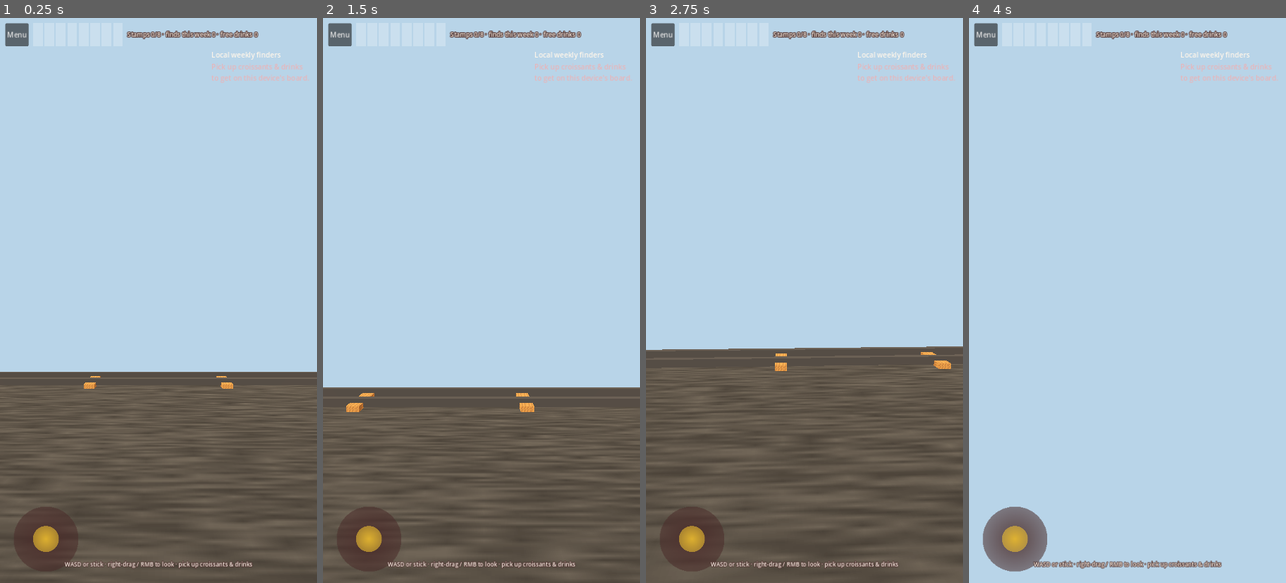
Above: before the commit, frames 1-4 (left to right).
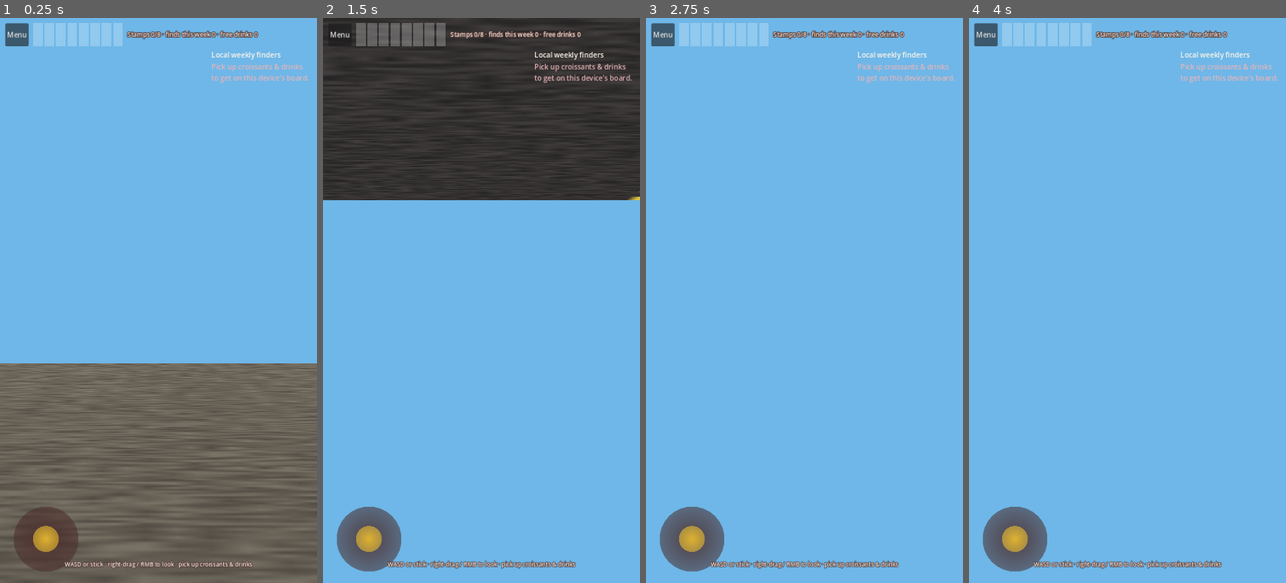
Above: after the commit, the same moments.

Repository: glennw56/sunshine-android
Game: Godot game, scene res://scenes/explore/explore_3d.tscn
Same seed, same stepped clock (60 frames per second), same inputs: the game is played once before the commit and once after it. This scene is started directly instead of the project's main scene.
Inputs (mouse positions are in pixels of both pictures, inside the frame that each line leads up to):
- Up to frame 1 (0.25 s): no input
- Up to frame 2 (1.5 s): tap Enter at 0.5 s; drag from (367, 537) to (513, 176) at 0.52 s; drag from (418, 328) to (465, 413) at 1.27 s
- Up to frame 3 (2.75 s): tap Space at 2 s; move the mouse to (836, 176) at 2.02 s; hold D (move_right) from 2.03 s (still down)
- Up to frame 4 (4 s): release D (move_right) at 2.75 s; drag from (1111, 413) to (1032, 215) at 2.77 s; tap Enter at 3.5 s; move the mouse to (1222, 385) at 3.52 s; hold A (move_left) from 3.53 s (still down)

The runs differ from the first frame. In frame 1, 67% of the frame differs, in the area x 0-100%, y 0-100%; in frame 2, 99%; in frame 3, 99%; in frame 4, 98%.

Commit message:
Rebuild Explore 3D exterior from the 2231 storefront photo
Add the storefront plate to assets/branding and match the low-poly shop
to it: white clapboard, pink trim, two windows, official circular girl
logo, orange SUNSHINE'S BAKERY sign, picnic tables, stacked 2231.
Keep the walk-up mascot on the official girl mark, not a sun-face.

Co-authored-by: glennw56 <glennw56@users.noreply.github.com>

Diff:
--- a/scenes/explore/explore_3d.tscn
+++ b/scenes/explore/explore_3d.tscn
@@ -13,7 +13,7 @@
 script = ExtResource("2_world")
 
 [node name="Player" type="CharacterBody3D" parent="."]
-transform = Transform3D(1, 0, 0, 0, 1, 0, 0, 0, 1, 0, 0.95, -7)
+transform = Transform3D(1, 0, 0, 0, 1, 0, 0, 0, 1, 0.4, 0.95, -8.2)
 collision_layer = 2
 collision_mask = 1
 script = ExtResource("3_player")
--- a/scripts/explore/bakery_world.gd
+++ b/scripts/explore/bakery_world.gd
@@ -1,13 +1,19 @@
 extends Node3D
 class_name BakeryWorld
-## Low-poly stand-in for Sunshine's Bakery at 2231 1st Ave S, Irondale AL:
-## small 1-story shop on 1st Ave, outdoor tables out front, porch out back,
-## railroad across the street. Swap real photos later via STOREFRONT_PHOTO.
-
-const STOREFRONT_PHOTO := ""  # later: drop a ≤1-year storefront shot in assets/reference/
+## Low-poly Sunshine's Bakery exterior from assets/branding/sunshine-bakery-exterior-2231.jpg:
+## white clapboard, pink trim, two windows, circular girl logo, orange text sign,
+## picnic tables on grass, vertical 2231. Circular mark is sunshine-logo-girl.jpg.
+
+const STOREFRONT_PHOTO := "res://assets/branding/sunshine-bakery-exterior-2231.jpg"
+const LOGO_GIRL := "res://assets/branding/sunshine-logo-girl.jpg"
 const INTERIOR_PHOTO := ""
 
+const PINK := Color("f4b6c2")
+const ORANGE := Color("e07a45")
+const SIDING_WHITE := Color("f4f2ee")
+
 var _player: PlayerExplorer
+var _front_z: float = -1.35
 
 
 func setup(player: PlayerExplorer) -> void:
@@ -16,14 +22,14 @@
 	_build_lot()
 	_build_shop()
 	_build_interior()
-	_build_logo_and_mascot()
+	_build_facade_branding()
 	_spawn_collectibles()
 
 
-func _tex_mat(path: String, color: Color = Color.WHITE) -> StandardMaterial3D:
+func _tex_mat(path: String, color: Color = Color.WHITE, uv: Vector3 = Vector3(4, 4, 4)) -> StandardMaterial3D:
 	var m := StandardMaterial3D.new()
 	m.albedo_color = color
-	m.uv1_scale = Vector3(4, 4, 4)
+	m.uv1_scale = uv
 	if path != "" and ResourceLoader.exists(path):
 		m.albedo_texture = load(path)
 	m.roughness = 0.85
@@ -55,115 +61,170 @@
 	var env := WorldEnvironment.new()
 	var we := Environment.new()
 	we.background_mode = Environment.BG_COLOR
-	we.background_color = Color("b8d4e8")
+	we.background_color = Color("6eb7e8")
 	we.ambient_light_source = Environment.AMBIENT_SOURCE_COLOR
-	we.ambient_light_color = Color("fff1dc")
-	we.ambient_light_energy = 0.55
+	we.ambient_light_color = Color("fff4e4")
+	we.ambient_light_energy = 0.62
 	we.tonemap_mode = Environment.TONE_MAPPER_FILMIC
 	env.environment = we
 	add_child(env)
 	var sun := DirectionalLight3D.new()
-	sun.rotation_degrees = Vector3(-48, -35, 0)
-	sun.light_color = Color("ffe6b8")
-	sun.light_energy = 1.15
+	sun.rotation_degrees = Vector3(-52, 40, 0)
+	sun.light_color = Color("fff1c8")
+	sun.light_energy = 1.25
 	sun.shadow_enabled = false
 	add_child(sun)
 
 
 func _build_lot() -> void:
+	var grass := _tex_mat("res://assets/generated/grass.png", Color("7dae5e"), Vector3(8, 8, 8))
+	var walk := _tex_mat("res://assets/generated/sidewalk.png", Color("d8d2c6"), Vector3(2, 8, 2))
 	var asphalt := _tex_mat("res://assets/generated/asphalt.png")
-	var sidewalk := _tex_mat("res://assets/generated/sidewalk.png", Color("ddd8d0"))
-	var grass := _tex_mat("res://assets/generated/grass.png")
+	# Lawn in front of the shop (photo: picnic tables on grass)
+	_static_box(Vector3(36, 0.08, 22), Vector3(0, -0.04, 2), grass)
+	# Street further forward
+	_static_box(Vector3(36, 0.1, 8), Vector3(0, -0.05, -14), asphalt)
+	# Concrete sidewalk from the photo (left-front toward the building)
+	_static_box(Vector3(2.2, 0.1, 16), Vector3(-5.6, 0.02, -6.5), walk)
+	_static_box(Vector3(10, 0.1, 1.8), Vector3(-1.0, 0.02, -3.4), walk)
+	# Neighbor: grey house + dusty rose metal roof (left)
+	var grey := _mat_color(Color("b7b6b2"))
+	var rose_roof := _mat_color(Color("c97b84"))
+	_static_box(Vector3(7.5, 3.6, 8), Vector3(-13.2, 1.8, 1.5), grey)
+	_static_box(Vector3(8.2, 0.18, 8.6), Vector3(-13.2, 3.7, 1.5), rose_roof, 0.12)
+	# Neighbor right: darker house mass
+	_static_box(Vector3(6.5, 3.8, 7), Vector3(13.0, 1.9, 2.0), _mat_color(Color("d5cfc4")))
+	# Picnic tables
+	_picnic_table(Vector3(2.7, 0, -4.15), -0.18)
+	_picnic_table(Vector3(-7.4, 0, -7.2), 0.05)
+	_picnic_table(Vector3(-6.6, 0, -9.1), 0.0)
+	# Beige trash can
+	_static_box(Vector3(0.42, 0.9, 0.42), Vector3(0.15, 0.48, -2.35), _mat_color(Color("cbb79a")))
+	_static_box(Vector3(0.46, 0.08, 0.46), Vector3(0.15, 0.94, -2.35), _mat_color(Color("3a3a3a")))
+	# Corner shrubs / flowers
+	_shrub(Vector3(5.3, 0.35, -1.6), Color("6a9a4a"))
+	_shrub(Vector3(5.8, 0.28, -0.6), Color("d98ab0"))
+	_shrub(Vector3(-5.1, 0.3, -1.5), Color("5e8c3e"))
+
+
+func _shrub(pos: Vector3, color: Color) -> void:
+	var mi := MeshInstance3D.new()
+	var mesh := SphereMesh.new()
+	mesh.radius = 0.38
+	mesh.height = 0.7
+	mi.mesh = mesh
+	mi.material_override = _mat_color(color)
+	mi.position = pos
+	add_child(mi)
+
+
+func _picnic_table(pos: Vector3, rot_y: float) -> void:
+	var wood := _tex_mat("res://assets/generated/wood.png", Color("ddd4c4"), Vector3(2, 1, 1))
+	var metal := _mat_color(Color("2e3340"))
+	var root := Node3D.new()
+	root.position = pos
+	root.rotation.y = rot_y
+	add_child(root)
+	var top := _local_box(root, Vector3(1.85, 0.07, 0.82), Vector3(0, 0.76, 0), wood)
+	top.visible = true
+	_local_box(root, Vector3(1.85, 0.06, 0.28), Vector3(0, 0.46, 0.62), wood)
+	_local_box(root, Vector3(1.85, 0.06, 0.28), Vector3(0, 0.46, -0.62), wood)
+	for x in [-0.7, 0.7]:
+		_local_box(root, Vector3(0.07, 0.76, 0.07), Vector3(x, 0.38, 0.28), metal)
+		_local_box(root, Vector3(0.07, 0.76, 0.07), Vector3(x, 0.38, -0.28), metal)
+		_local_box(root, Vector3(0.07, 0.46, 0.07), Vector3(x, 0.23, 0.62), metal)
+		_local_box(root, Vector3(0.07, 0.46, 0.07), Vector3(x, 0.23, -0.62), metal)
+
+
+func _local_box(parent: Node3D, size: Vector3, pos: Vector3, mat: Material) -> MeshInstance3D:
+	var body := StaticBody3D.new()
+	body.position = pos
+	body.collision_layer = 1
+	var mi := MeshInstance3D.new()
+	var box := BoxMesh.new()
+	box.size = size
+	mi.mesh = box
+	mi.material_override = mat
+	body.add_child(mi)
+	var col := CollisionShape3D.new()
+	var shape := BoxShape3D.new()
+	shape.size = size
+	col.shape = shape
+	body.add_child(col)
+	parent.add_child(body)
+	return mi
+
+
+func _build_shop() -> void:
+	var siding := _tex_mat("res://assets/generated/siding.png", SIDING_WHITE, Vector3(3, 10, 3))
+	var pink := _tex_mat("res://assets/generated/pink_trim.png", PINK, Vector3(1, 1, 1))
 	var wood := _tex_mat("res://assets/generated/wood.png")
-	# 1st Ave S in front of the shop (negative Z)
-	_static_box(Vector3(40, 0.1, 10), Vector3(0, -0.05, -10), asphalt)
-	_static_box(Vector3(40, 0.12, 3.2), Vector3(0, 0.0, -4.2), sidewalk)
-	_static_box(Vector3(40, 0.1, 18), Vector3(0, -0.06, 8), grass)
-	# Neighbor buildings
-	_static_box(Vector3(8, 5, 8), Vector3(-12, 2.5, 3), _tex_mat("res://assets/generated/brick.png"))
-	_static_box(Vector3(7, 4.2, 7), Vector3(12.5, 2.1, 2.5), _tex_mat("res://assets/generated/plaster.png", Color("efe4d4")))
-	# Railroad across 1st Ave (Irondale tracks)
-	var rail := StandardMaterial3D.new()
-	rail.albedo_color = Color("3a3a40")
-	_static_box(Vector3(40, 0.12, 0.12), Vector3(0, 0.08, -14.2), rail)
-	_static_box(Vector3(40, 0.12, 0.12), Vector3(0, 0.08, -14.8), rail)
-	for i in 16:
-		_static_box(Vector3(0.18, 0.08, 1.1), Vector3(-18 + i * 2.4, 0.04, -14.5), wood)
-	# Outdoor bistro tables (reviews: seating out front)
-	for x in [-2.4, 0.0, 2.4]:
-		_static_box(Vector3(0.9, 0.08, 0.9), Vector3(x, 0.72, -2.4), wood)
-		_static_box(Vector3(0.12, 0.72, 0.12), Vector3(x, 0.36, -2.4), wood)
-
-
-func _build_shop() -> void:
-	var plaster := _tex_mat("res://assets/generated/plaster.png", Color("f3e6d4"))
-	var brick := _tex_mat("res://assets/generated/brick.png")
-	var awning := _tex_mat("res://assets/generated/awning.png")
-	awning.uv1_scale = Vector3(2, 1, 1)
+	# Tall white clapboard box (photo: high false-front storefront)
+	var w := 10.0
+	var h := 6.5
+	var d := 7.4
+	_static_box(Vector3(w, h, d), Vector3(0, h * 0.5, d * 0.5 + _front_z), siding)
+	# Pink picture-frame trim around the facade
+	var fz := _front_z - 0.04
+	_static_box(Vector3(w + 0.18, 0.16, 0.18), Vector3(0, h - 0.02, fz), pink) # top cap
+	_static_box(Vector3(w + 0.18, 0.16, 0.18), Vector3(0, 0.12, fz), pink) # bottom kick
+	_static_box(Vector3(0.16, h, 0.18), Vector3(-w * 0.5, h * 0.5, fz), pink)
+	_static_box(Vector3(0.16, h, 0.18), Vector3(w * 0.5, h * 0.5, fz), pink)
+	# Pink roof/parapet edge along the side
+	_static_box(Vector3(0.16, 0.16, d + 0.1), Vector3(w * 0.5, h - 0.02, d * 0.5 + _front_z), pink)
+	_static_box(Vector3(0.16, 0.16, d + 0.1), Vector3(-w * 0.5, h - 0.02, d * 0.5 + _front_z), pink)
+	# Two large windows, pink frames
+	_window(Vector3(-2.35, 2.15, fz - 0.02), Vector3(2.2, 2.05, 0.1), pink)
+	_window(Vector3(2.35, 2.15, fz - 0.02), Vector3(2.2, 2.05, 0.1), pink)
+	# Side door on the right wall (not on the photo face)
+	_static_box(Vector3(0.12, 2.2, 1.0), Vector3(w * 0.5 + 0.04, 1.15, 1.8), _mat_color(Color("4a2c2a")))
+	# Covered porch out back (reviews; not in this photo)
+	_static_box(Vector3(5.5, 0.12, 3.2), Vector3(0, 0.18, d + _front_z + 0.6), wood)
+	_static_box(Vector3(5.7, 0.1, 3.3), Vector3(0, 2.5, d + _front_z + 0.6), wood)
+	for x in [-2.5, 2.5]:
+		_static_box(Vector3(0.12, 2.3, 0.12), Vector3(x, 1.2, d + _front_z - 0.4), wood)
+		_static_box(Vector3(0.12, 2.3, 0.12), Vector3(x, 1.2, d + _front_z + 1.8), wood)
+	var lamp := OmniLight3D.new()
+	lamp.position = Vector3(0, 3.2, _front_z + 0.8)
+	lamp.light_color = Color("ffe0b0")
+	lamp.light_energy = 1.1
+	lamp.omni_range = 9
+	add_child(lamp)
+
+
+func _window(pos: Vector3, size: Vector3, pink: Material) -> void:
+	var glass := StandardMaterial3D.new()
+	glass.albedo_color = Color(0.42, 0.58, 0.68, 0.42)
+	glass.transparency = BaseMaterial3D.TRANSPARENCY_ALPHA
+	glass.roughness = 0.08
+	glass.metallic = 0.15
+	_static_box(size, pos, glass)
+	var t := 0.08
+	_static_box(Vector3(size.x + t, t, 0.12), pos + Vector3(0, size.y * 0.5, -0.02), pink)
+	_static_box(Vector3(size.x + t, t, 0.12), pos + Vector3(0, -size.y * 0.5, -0.02), pink)
+	_static_box(Vector3(t, size.y, 0.12), pos + Vector3(-size.x * 0.5, 0, -0.02), pink)
+	_static_box(Vector3(t, size.y, 0.12), pos + Vector3(size.x * 0.5, 0, -0.02), pink)
+	# Light muntin
+	_static_box(Vector3(0.04, size.y, 0.04), pos + Vector3(0, 0, -0.03), pink)
+	_static_box(Vector3(size.x, 0.04, 0.04), pos + Vector3(0, 0, -0.03), pink)
+
+
+func _build_interior() -> void:
+	var tile := _tex_mat("res://assets/generated/tile.png", Color.WHITE, Vector3(6, 6, 6))
 	var wood := _tex_mat("res://assets/generated/wood.png")
-	# Main volume ~12m x 8m x 4.2m — small Irondale storefront
-	_static_box(Vector3(12.2, 4.2, 8.0), Vector3(0, 2.1, 2.2), plaster)
-	_static_box(Vector3(12.4, 0.35, 8.2), Vector3(0, 4.3, 2.2), brick)
-	# Door opening: a darker inset
-	_static_box(Vector3(1.4, 2.4, 0.2), Vector3(0, 1.2, -1.85), _mat_color(Color("4a2c2a")))
-	# Display windows
-	var glass := StandardMaterial3D.new()
-	glass.albedo_color = Color(0.55, 0.75, 0.85, 0.35)
-	glass.transparency = BaseMaterial3D.TRANSPARENCY_ALPHA
-	glass.roughness = 0.1
-	_static_box(Vector3(3.2, 2.0, 0.12), Vector3(-3.2, 1.8, -1.82), glass)
-	_static_box(Vector3(3.2, 2.0, 0.12), Vector3(3.2, 1.8, -1.82), glass)
-	# Rose/cream awning
-	_static_box(Vector3(8.5, 0.12, 1.8), Vector3(0, 3.15, -2.4), awning)
-	# Back porch (reviews: covered porch seating out back)
-	_static_box(Vector3(6.0, 0.15, 3.5), Vector3(0, 0.2, 7.4), wood)
-	_static_box(Vector3(6.2, 0.12, 3.6), Vector3(0, 2.6, 7.4), wood)
-	_static_box(Vector3(0.15, 2.4, 0.15), Vector3(-2.8, 1.3, 6.0), wood)
-	_static_box(Vector3(0.15, 2.4, 0.15), Vector3(2.8, 1.3, 6.0), wood)
-	_static_box(Vector3(0.15, 2.4, 0.15), Vector3(-2.8, 1.3, 8.8), wood)
-	_static_box(Vector3(0.15, 2.4, 0.15), Vector3(2.8, 1.3, 8.8), wood)
-	var lamp := OmniLight3D.new()
-	lamp.position = Vector3(0, 2.4, -1.5)
-	lamp.light_color = Color("ffd7a8")
-	lamp.light_energy = 1.4
-	lamp.omni_range = 8
-	add_child(lamp)
-	var addr := Label3D.new()
-	addr.text = "2231 1ST AVE S  ·  IRONDALE"
-	addr.font_size = 28
-	addr.position = Vector3(0, 3.55, -1.9)
-	addr.modulate = Color("4a2c2a")
-	add_child(addr)
-	if STOREFRONT_PHOTO != "" and ResourceLoader.exists(STOREFRONT_PHOTO):
-		var photo := _tex_mat(STOREFRONT_PHOTO)
-		photo.uv1_scale = Vector3.ONE
-		_static_box(Vector3(4.0, 2.4, 0.04), Vector3(0, 1.8, -1.88), photo)
-
-
-func _build_interior() -> void:
-	var tile := _tex_mat("res://assets/generated/tile.png")
-	tile.uv1_scale = Vector3(6, 6, 6)
-	var wood := _tex_mat("res://assets/generated/wood.png")
-	# Floor inside (thin, sits on ground)
-	_static_box(Vector3(11.4, 0.08, 7.2), Vector3(0, 0.08, 2.2), tile)
-	# Counter / pastry case
-	_static_box(Vector3(5.5, 1.1, 0.8), Vector3(-1.2, 0.7, 0.4), wood)
+	_static_box(Vector3(9.4, 0.08, 6.8), Vector3(0, 0.08, 2.3), tile)
+	_static_box(Vector3(5.2, 1.1, 0.75), Vector3(-1.0, 0.7, 0.6), wood)
 	var glass := StandardMaterial3D.new()
 	glass.albedo_color = Color(0.7, 0.85, 0.9, 0.3)
 	glass.transparency = BaseMaterial3D.TRANSPARENCY_ALPHA
-	_static_box(Vector3(5.4, 0.7, 0.6), Vector3(-1.2, 1.45, 0.4), glass)
-	# Drink station
-	_static_box(Vector3(1.4, 1.2, 0.7), Vector3(3.4, 0.7, 0.5), _mat_color(Color("3d2a28")))
+	_static_box(Vector3(5.1, 0.65, 0.55), Vector3(-1.0, 1.42, 0.6), glass)
+	_static_box(Vector3(1.3, 1.15, 0.65), Vector3(3.2, 0.7, 0.7), _mat_color(Color("3d2a28")))
 	var interior := OmniLight3D.new()
-	interior.position = Vector3(0, 3.2, 2.2)
+	interior.position = Vector3(0, 3.1, 2.2)
 	interior.light_color = Color("ffe6c8")
-	interior.light_energy = 1.6
+	interior.light_energy = 1.4
 	interior.omni_range = 10
 	add_child(interior)
-	if INTERIOR_PHOTO != "" and ResourceLoader.exists(INTERIOR_PHOTO):
-		var photo := _tex_mat(INTERIOR_PHOTO)
-		photo.uv1_scale = Vector3.ONE
-		_static_box(Vector3(3.5, 2.2, 0.04), Vector3(0, 2.0, 5.9), photo)
 
 
 func _mat_color(c: Color) -> StandardMaterial3D:
@@ -173,37 +234,66 @@
 	return m
 
 
-func _build_logo_and_mascot() -> void:
-	# Pixel-perfect circular mark on the facade (the reference JPEG).
-	var sign := SunshineMascot.new()
-	sign.show_emblem = true
-	sign.show_girl = false
-	sign.position = Vector3(0, 3.55, -1.98)
-	sign.scale = Vector3(0.72, 0.72, 0.72)
-	add_child(sign)
-	# Walk-up 3D chibi matching that girl (glasses, hat, sunflower, pink top).
+func _build_facade_branding() -> void:
+	var fz := _front_z - 0.08
+	# Official circular girl mark (not a generated face).
+	var disc := MeshInstance3D.new()
+	var cyl := CylinderMesh.new()
+	cyl.top_radius = 0.92
+	cyl.bottom_radius = 0.92
+	cyl.height = 0.04
+	cyl.radial_segments = 32
+	disc.mesh = cyl
+	var logo_mat := StandardMaterial3D.new()
+	logo_mat.albedo_texture = load(LOGO_GIRL)
+	logo_mat.texture_filter = BaseMaterial3D.TEXTURE_FILTER_LINEAR
+	logo_mat.roughness = 0.65
+	disc.material_override = logo_mat
+	disc.position = Vector3(0, 5.12, fz)
+	disc.rotation_degrees = Vector3(90, 0, 0)
+	add_child(disc)
+	# Orange SUNSHINE'S BAKERY bar under the circle
+	_static_box(Vector3(7.15, 0.72, 0.1), Vector3(0, 4.08, fz), _mat_color(ORANGE))
+	var title := Label3D.new()
+	title.text = "SUNSHINE'S BAKERY"
+	title.font_size = 64
+	title.outline_size = 4
+	title.outline_modulate = Color("1a1a1a")
+	title.modulate = Color("1a1410")
+	title.position = Vector3(0, 4.08, fz - 0.07)
+	title.rotation_degrees.y = 180
+	add_child(title)
+	# Vertical 2231 on the right of the facade
+	var addr := Label3D.new()
+	addr.text = "2\n3\n1"
+	addr.font_size = 48
+	addr.modulate = Color("2a2a2a")
+	addr.position = Vector3(4.55, 2.55, fz - 0.06)
+	addr.rotation_degrees.y = 180
+	add_child(addr)
+	# Walk-up 3D chibi matching the circular girl (off to the side, not covering the sign)
 	var greeter := SunshineMascot.new()
 	greeter.show_emblem = false
 	greeter.show_girl = true
-	greeter.position = Vector3(3.35, 0.0, -2.55)
-	greeter.rotation_degrees.y = 18
+	greeter.position = Vector3(-4.6, 0.0, -2.8)
+	greeter.rotation_degrees.y = -12
 	add_child(greeter)
 
 
 func _spawn_collectibles() -> void:
 	var spots: Array[Vector3] = [
-		Vector3(-2.4, 0.95, -2.4),
-		Vector3(0.0, 0.95, -2.4),
-		Vector3(2.4, 0.95, -2.4),
-		Vector3(-4.5, 0.4, -3.5),
-		Vector3(4.2, 0.4, -3.2),
-		Vector3(-1.8, 1.9, 0.4),
-		Vector3(0.2, 1.9, 0.4),
-		Vector3(3.4, 1.5, 0.5),
-		Vector3(-2.0, 0.5, 7.2),
-		Vector3(1.6, 0.5, 7.6),
-		Vector3(5.5, 0.4, -1.0),
-		Vector3(-6.0, 0.4, -1.2),
+		Vector3(2.7, 0.95, -4.15),
+		Vector3(-7.4, 0.95, -7.2),
+		Vector3(-6.6, 0.95, -9.1),
+		Vector3(0.4, 0.45, -2.8),
+		Vector3(-3.2, 0.4, -3.2),
+		Vector3(4.4, 0.4, -3.6),
+		Vector3(-1.0, 1.85, 0.6),
+		Vector3(1.4, 1.85, 0.6),
+		Vector3(3.2, 1.5, 0.7),
+		Vector3(-1.6, 0.45, 6.4),
+		Vector3(1.4, 0.45, 6.8),
+		Vector3(5.2, 0.4, -1.4),
 	]
 	spots.shuffle()
 	for i in spots.size():
Not shown, changed: assets/branding/SOURCE.txt
Binary file added: assets/branding/sunshine-bakery-exterior-2231.jpg
Not shown, added: assets/branding/sunshine-bakery-exterior-2231.jpg.import
Binary file added: assets/generated/pink_trim.png
Not shown, added: assets/generated/pink_trim.png.import
Binary file added: assets/generated/siding.png
Not shown, added: assets/generated/siding.png.import
Not shown, changed: README.md
Not shown, changed: docs/ASSETS.md
Not shown, changed: tools/gen_assets.py
